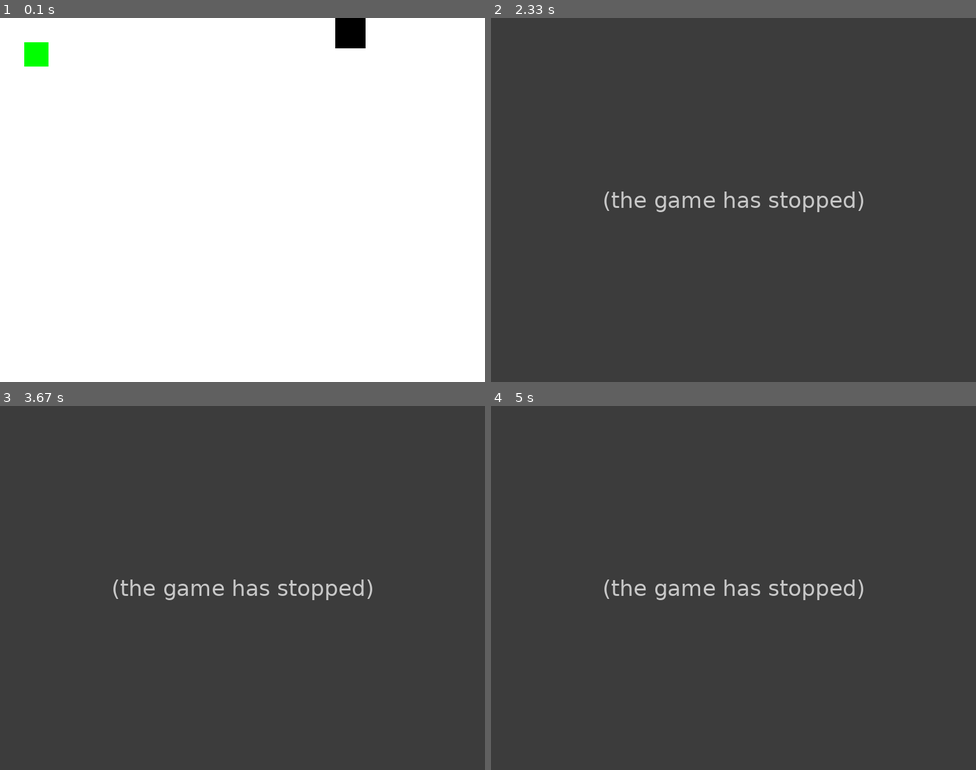
Above: before the commit, frames 1-4 (two rows, left to right).
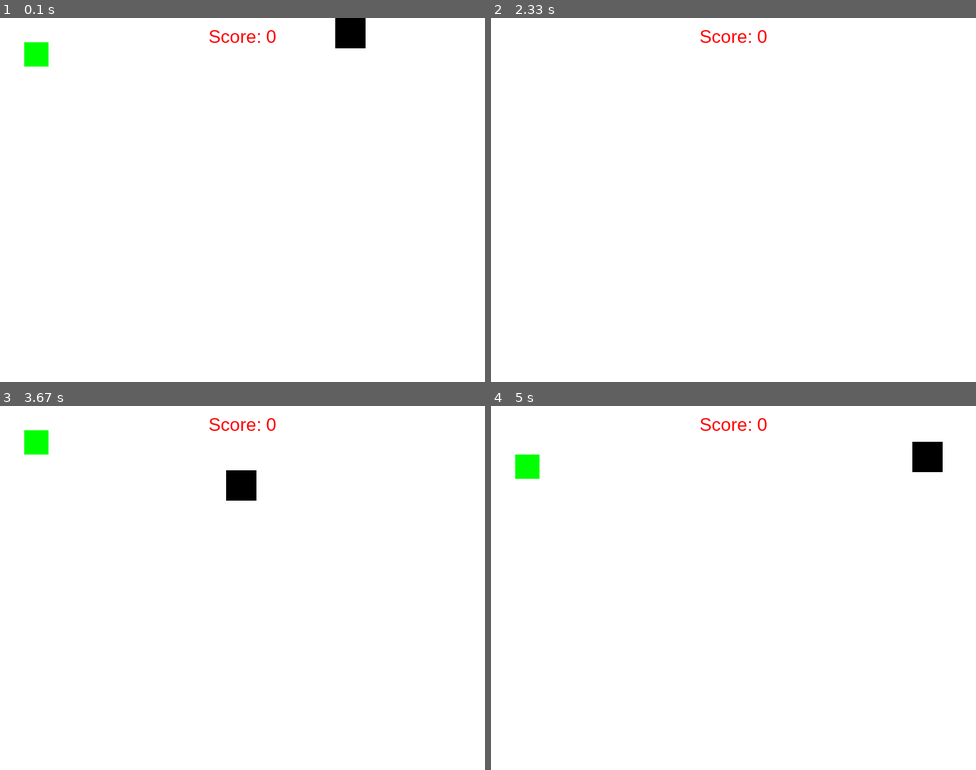
Above: after the commit, the same moments.

Repository: Dragoman23/Pygame-Snake-Game
Game: pygame game, started from snake.py
Same seed, same stepped clock (60 frames per second), same inputs: the game is played once before the commit and once after it.
Inputs:
- Up to frame 1 (0.1 s): no input
- Up to frame 2 (2.33 s): hold Right 0.33-0.8 s; hold Up 0.83-1.13 s; hold Right 1.17-1.63 s; hold Esc from 2.23 s (still down); hold Down from 2.23 s (still down)
- Up to frame 3 (3.67 s): release Esc at 2.53 s; release Down at 2.53 s; tap Space at 2.57, 2.97, 3.3, 3.6 s; hold Down 2.9-3.2 s; hold Left 3.23-3.63 s
- Up to frame 4 (5 s): hold Up 3.67-4.03 s; tap Space at 3.73, 4.13, 4.43, 4.8 s; hold Down from 4.73 s (still down)

The runs differ from the first frame. In frame 1, 0.2% of the frame differs, in the area x 43-57%, y 3-7%; in frame 2, 100%, in the area x 0-100%, y 0-100%; in frame 3, 100%; in frame 4, 100%.
Before the commit the program exited at 2.23 s; later frames show no game.

Commit message:
Added score display functionality to the  game.

Diff:
--- a/snake.py
+++ b/snake.py
@@ -35,6 +35,11 @@
 
 player_x, player_y = snake_segments[0]
 
+font = pygame.font.SysFont('Arial', 30)
+text = font.render(f'Score: {score}', True, (255, 0, 0))
+textRect = text.get_rect()
+textRect.center = (800 // 2, 30)
+
 def collision_detection():
     player_x, player_y = snake_segments[0]
     return (player_x <= (object_x + int(object.get_width())) and
@@ -54,25 +59,48 @@
             quit(0)
 
         if event.type == pygame.KEYDOWN:
-            if event.key == pygame.K_LEFT and player_vel_x == 0:
-                player_vel_x = -size
-                player_vel_y = 0
-            if event.key == pygame.K_RIGHT and player_vel_x == 0:
-                player_vel_x = size
-                player_vel_y = 0
-            if event.key == pygame.K_UP and player_vel_y == 0:
-                player_vel_y = -size
-                player_vel_x = 0
-            if event.key == pygame.K_DOWN and player_vel_y == 0:
-                player_vel_y = size
-                player_vel_x = 0
-            if event.key == pygame.K_ESCAPE:
-                game_state = 2
+
+            if game_state == 1:
+                if event.key == pygame.K_LEFT and player_vel_x == 0:
+                    player_vel_x = -size
+                    player_vel_y = 0
+                if event.key == pygame.K_RIGHT and player_vel_x == 0:
+                    player_vel_x = size
+                    player_vel_y = 0
+                if event.key == pygame.K_UP and player_vel_y == 0:
+                    player_vel_y = -size
+                    player_vel_x = 0
+                if event.key == pygame.K_DOWN and player_vel_y == 0:
+                    player_vel_y = size
+                    player_vel_x = 0
+                if event.key == pygame.K_ESCAPE:
+                    game_state = 2
+
+            elif game_state == 2:
+                if event.key == pygame.K_SPACE:
+                    score = 0
+                    text = font.render(f'Score: {score}', True, (255, 0, 0))
+                    player_vel_x = 0
+                    player_vel_y = 0
+                    snake_segments = [[size, size]]
+                    object_x = random.randint(0, 800 - 100)
+                    object_y = random.randint(0, 600 - 100)
+                    game_state = 1
+
+                elif event.key == pygame.K_ESCAPE:
+                    print("Game Over")
+                    print(f"Score: {score}")
+                    pygame.quit()
+                    sys.exit()
 
     if collision_detection():
         object_y = random.randint(0, 800 - 100)
         object_x = random.randint(0, 800 - 100)
         score += 50
+
+        text = font.render(f'Score: {score}', True, (255, 0, 0))
+        textRect = text.get_rect()
+        textRect.center = (800 // 2, 30)
 
         last_segment = snake_segments[-1]
         snake_segments.append([last_segment[0], last_segment[1]])
@@ -82,6 +110,7 @@
 
     #output
     window.fill((255,255,255))
+    window.blit(text, textRect)
     if game_state == 1:
 
         player_x, player_y = snake_segments[0]
@@ -112,11 +141,4 @@
             else:
                 window.blit(adder, (pos[0], pos[1]))
 
-    elif game_state == 2:
-        print("Game Over")
-        print(f"Score: {score}")
-        pygame.quit()
-        sys.exit()
-
-
     pygame.display.flip()
